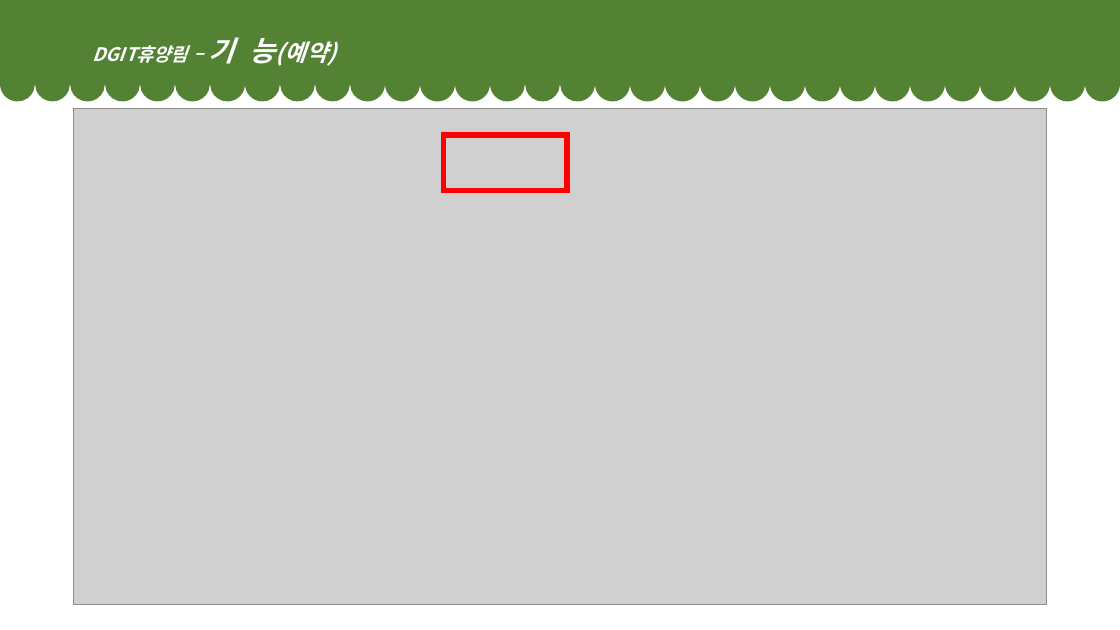
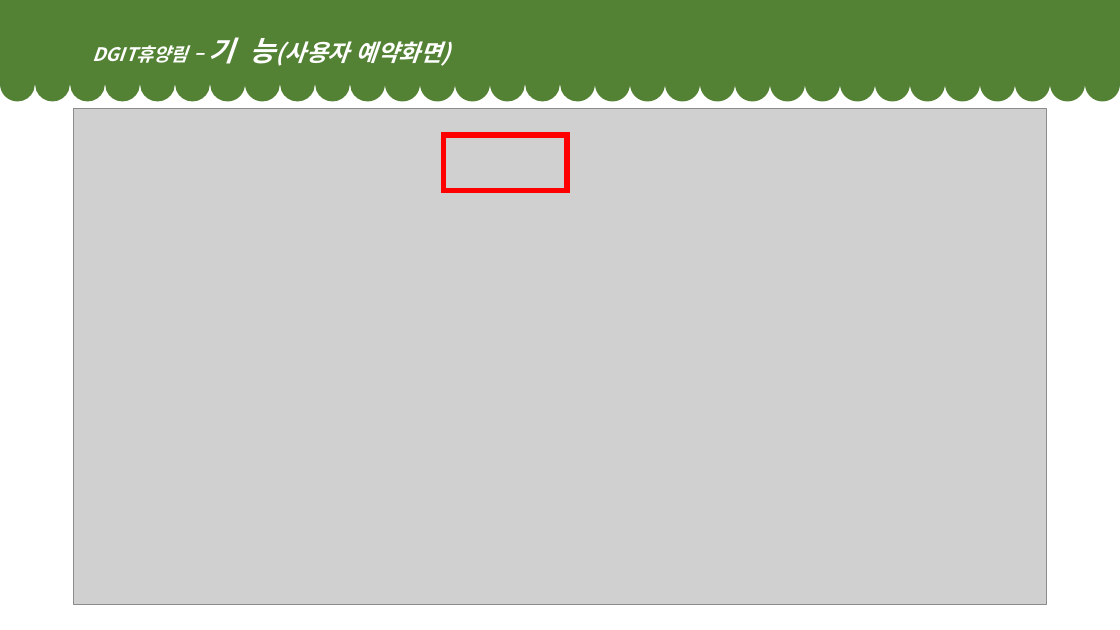
Before and after one commit to dhddldidk/forest, a slide deck: slide 9 of dataFiles/forest.pptx. Drawn at 1120x630 pixels with LibreOffice and Linux fonts; fonts in the diff are those of the drawing; grey boxes stand for pictures. Boxes give left, top, right and bottom in pixels: in the first picture for what was removed or moved away, otherwise in the second. Text is boxed around its words. In the diff, an @@ line names an element or a change of style, - is before the commit and + after.

```diff
--- a/dataFiles/forest.pptx
+++ b/dataFiles/forest.pptx
@@ text at bbox=[92, 38, 451, 66]: text changed; size 16 to 20 pt @@
-    DGIT휴양림 – 기 능(예약)
+    DGIT휴양림 – 기 능(사용자 예약화면)
```
Also in this commit, not shown: 6 other slides changed.
